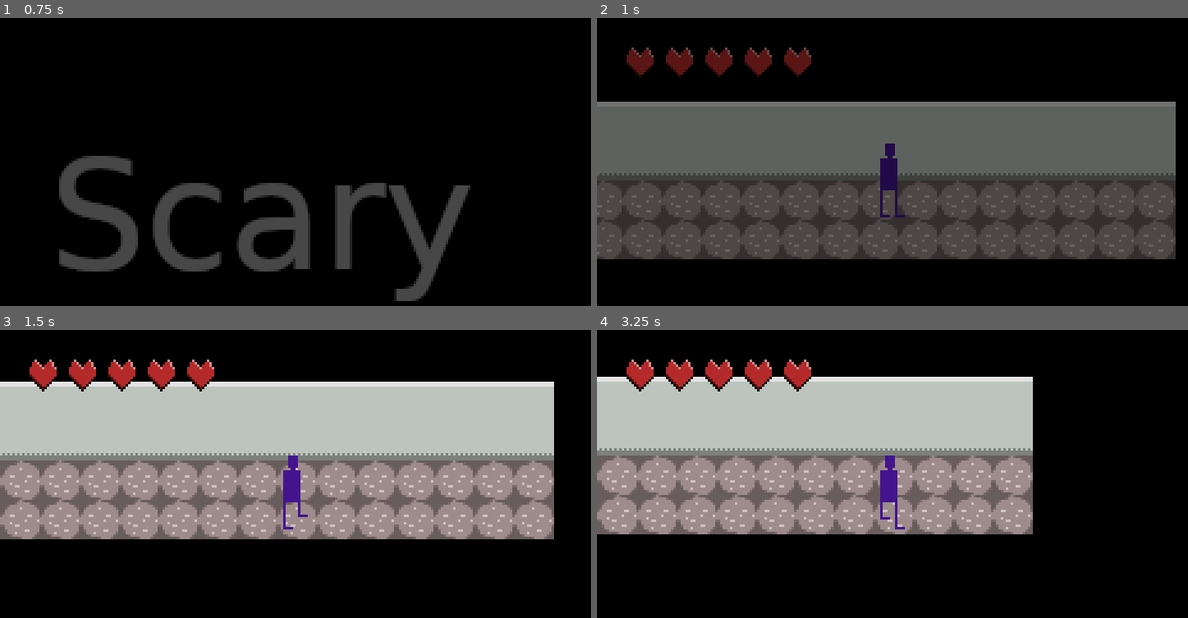
Above: before the commit, frames 1-4 (two rows, left to right).
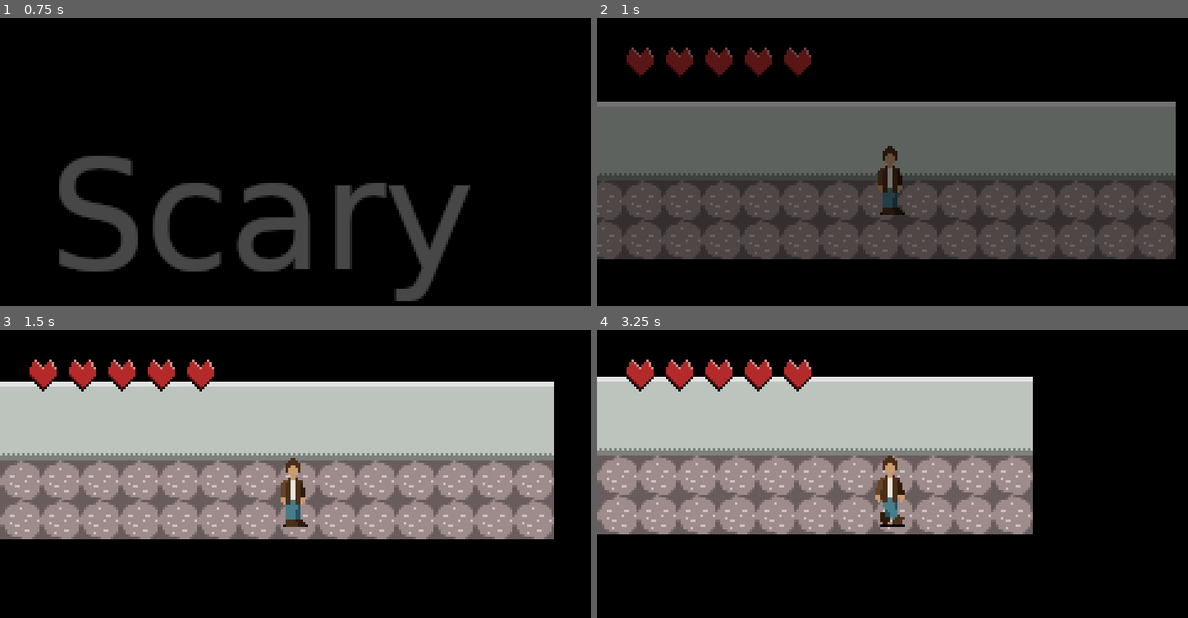
Above: after the commit, the same moments.

Repository: heroofhyla/godot-halloween-2023
Game: Godot game, scene res://title/title.tscn
Two runs of this game, one before a commit and one after it. Both use one fixed random seed, a clock stepped at 60 frames per second and the inputs below.
Inputs:
- Up to frame 1 (0.75 s): tap Enter (interact) at 0.5 s; hold Right (move_right) from 0.53 s (still down); hold Enter (interact) from 0.53 s (still down)
- Up to frame 2 (1 s): keep holding Right (move_right); keep holding Enter (interact)
- Up to frame 3 (1.5 s): release Right (move_right) at 1.28 s; release Enter (interact) at 1.28 s; hold Down (move_down) from 1.28 s (still down); tap Enter (interact) at 1.35 s
- Up to frame 4 (3.25 s): release Down (move_down) at 2.03 s; hold Right (move_right) 2.03-2.78 s; hold Enter (interact) 2.03-2.78 s; hold Up (move_up) from 2.78 s (still down); tap Enter (interact) at 2.85 s

Frame 1 is identical in both runs. In frame 2, 0.8% of the frame differs, in the area x 47-53%, y 43-70%; in frame 3, 0.8%; in frame 4, 0.8%.

Commit message:
Spriting, etc

Diff:
--- a/godot/music/music_player.tscn
+++ b/godot/music/music_player.tscn
@@ -6,3 +6,4 @@
 script = ExtResource("1_hbkrc")
 
 [node name="AudioStreamPlayer" type="AudioStreamPlayer" parent="."]
+volume_db = -46.741
--- a/godot/player/player.gd
+++ b/godot/player/player.gd
@@ -30,9 +30,9 @@
 
 func stop_walking():
 	if facing == FACE_RIGHT:
-		$HumanoidAnimations.play("stand_right")
+		$AnimationPlayer.play("stand_right")
 	else:
-		$HumanoidAnimations.play("stand_left")
+		$AnimationPlayer.play("stand_left")
 
 func _on_Cutscene_cutscene_started():
 	stop_walking()
@@ -91,14 +91,14 @@
 
 	if input_vector:
 		if facing == FACE_RIGHT:
-			$HumanoidAnimations.play("walk_right")
+			$AnimationPlayer.play("walk_right")
 		else:
-			$HumanoidAnimations.play("walk_left")
+			$AnimationPlayer.play("walk_left")
 		input_vector = input_vector.normalized()
 		velocity = input_vector * SPEED
 		move_and_slide()
 	else:
 		if facing == FACE_RIGHT:
-			$HumanoidAnimations.play("stand_right")
+			$AnimationPlayer.play("stand_right")
 		else:
-			$HumanoidAnimations.play("stand_left")
+			$AnimationPlayer.play("stand_left")
--- a/godot/player/player.tscn
+++ b/godot/player/player.tscn
@@ -1,14 +1,101 @@
-[gd_scene load_steps=6 format=3 uid="uid://cl2a58cjibrcp"]
+[gd_scene load_steps=11 format=3 uid="uid://cl2a58cjibrcp"]
 
 [ext_resource type="Script" path="res://player/player.gd" id="1_q3vtt"]
 [ext_resource type="Texture2D" uid="uid://bnrcvwvhuqr3x" path="res://player/player.png" id="2_k8gp3"]
-[ext_resource type="PackedScene" uid="uid://bk3xjqn83teab" path="res://animations/humanoid_animations.tscn" id="3_urbct"]
 
 [sub_resource type="CircleShape2D" id="CircleShape2D_3js8c"]
 radius = 5.0
 
 [sub_resource type="CircleShape2D" id="CircleShape2D_0km1h"]
 radius = 5.0
+
+[sub_resource type="Animation" id="Animation_rv0or"]
+length = 0.001
+tracks/0/type = "value"
+tracks/0/imported = false
+tracks/0/enabled = true
+tracks/0/path = NodePath("Sprite2D:frame")
+tracks/0/interp = 1
+tracks/0/loop_wrap = true
+tracks/0/keys = {
+"times": PackedFloat32Array(0),
+"transitions": PackedFloat32Array(1),
+"update": 1,
+"values": [0]
+}
+
+[sub_resource type="Animation" id="Animation_ifcpi"]
+resource_name = "stand_left"
+tracks/0/type = "value"
+tracks/0/imported = false
+tracks/0/enabled = true
+tracks/0/path = NodePath("Sprite2D:frame")
+tracks/0/interp = 1
+tracks/0/loop_wrap = true
+tracks/0/keys = {
+"times": PackedFloat32Array(0),
+"transitions": PackedFloat32Array(1),
+"update": 1,
+"values": [1]
+}
+
+[sub_resource type="Animation" id="Animation_rv8bv"]
+resource_name = "stand_right"
+tracks/0/type = "value"
+tracks/0/imported = false
+tracks/0/enabled = true
+tracks/0/path = NodePath("Sprite2D:frame")
+tracks/0/interp = 1
+tracks/0/loop_wrap = true
+tracks/0/keys = {
+"times": PackedFloat32Array(0),
+"transitions": PackedFloat32Array(1),
+"update": 1,
+"values": [0]
+}
+
+[sub_resource type="Animation" id="Animation_fkhel"]
+resource_name = "walk_left"
+length = 0.8
+loop_mode = 1
+tracks/0/type = "value"
+tracks/0/imported = false
+tracks/0/enabled = true
+tracks/0/path = NodePath("Sprite2D:frame")
+tracks/0/interp = 1
+tracks/0/loop_wrap = true
+tracks/0/keys = {
+"times": PackedFloat32Array(0, 0.2, 0.4, 0.6),
+"transitions": PackedFloat32Array(1, 1, 1, 1),
+"update": 1,
+"values": [3, 1, 5, 1]
+}
+
+[sub_resource type="Animation" id="Animation_g3ufm"]
+resource_name = "walk_right"
+length = 0.8
+loop_mode = 1
+tracks/0/type = "value"
+tracks/0/imported = false
+tracks/0/enabled = true
+tracks/0/path = NodePath("Sprite2D:frame")
+tracks/0/interp = 1
+tracks/0/loop_wrap = true
+tracks/0/keys = {
+"times": PackedFloat32Array(0, 0.2, 0.4, 0.6),
+"transitions": PackedFloat32Array(1, 1, 1, 1),
+"update": 1,
+"values": [2, 0, 4, 0]
+}
+
+[sub_resource type="AnimationLibrary" id="AnimationLibrary_wi4t7"]
+_data = {
+"RESET": SubResource("Animation_rv0or"),
+"stand_left": SubResource("Animation_ifcpi"),
+"stand_right": SubResource("Animation_rv8bv"),
+"walk_left": SubResource("Animation_fkhel"),
+"walk_right": SubResource("Animation_g3ufm")
+}
 
 [node name="Player" type="CharacterBody2D" groups=["player"]]
 position = Vector2(0, 1)
@@ -33,11 +120,14 @@
 [node name="CollisionShape2D" type="CollisionShape2D" parent="InteractableDetector"]
 shape = SubResource("CircleShape2D_3js8c")
 
-[node name="HumanoidAnimations" parent="." instance=ExtResource("3_urbct")]
-
 [node name="HurtBox" type="Area2D" parent="."]
 collision_layer = 0
 collision_mask = 4
 
 [node name="CollisionShape2D" type="CollisionShape2D" parent="HurtBox"]
 shape = SubResource("CircleShape2D_0km1h")
+
+[node name="AnimationPlayer" type="AnimationPlayer" parent="."]
+libraries = {
+"": SubResource("AnimationLibrary_wi4t7")
+}
Binary file changed: godot/player/player.png
Not shown, changed: godot/player/player.xcf
Not shown, added: plan/chris_concept.xcf
Not shown, added: plan/premise-and-plot.txt
